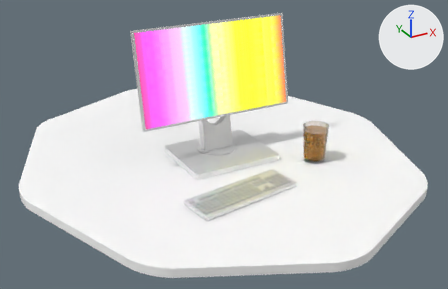
One commit to the glTF model docs/assets/images/prace.gltf: the scene before it, then after it.
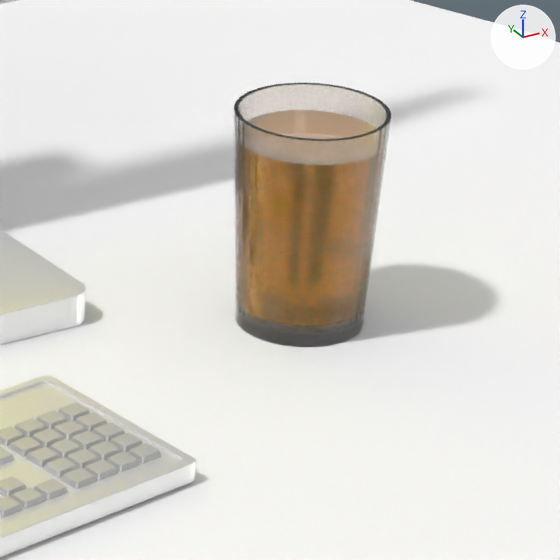
Old and new are each drawn whole from a 50 mm lens placed at (-5.87, -10.81, 5.87), pointed at (-0.01, -0.15, 0.54) and again close up on the part from 59% to 80% of the width and 37% to 69% of the height. The lights are fixed; the arrows at upper right show +X, +Y and +Z. Vertices at the same position are counted once.

Before the edit, the objects in view are built like this:
```python
me_cylinder = bpy.data.meshes.new('Cylinder')
me_cylinder.from_pydata(...)  # 18997 vertices, 37546 faces; spans x -4.2..4.24, y -4.5..5.17, z 0.03..3.07
# faces by material slot: [3452, 28732, 2, 436, 172, 4752]
me_cylinder.materials.append(mat_wood)  # white #ffffff
me_cylinder.materials.append(mat_metal)  # white #f3f3f3
me_cylinder.materials.append(mat_tgb)
me_cylinder.materials.append(mat_glass)  # white #e7e1da
me_cylinder.materials.append(mat_water)  # orange #ffab00
me_cylinder.materials.append(mat_keys)  # light grey #d6d6d6
ob_cylinder = bpy.data.objects.new('Cylinder', me_cylinder)
ob_cylinder.location = (0.0, 0.0, 0.0)
```
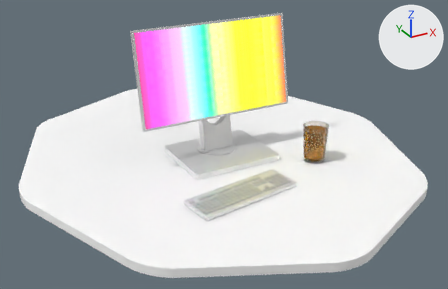
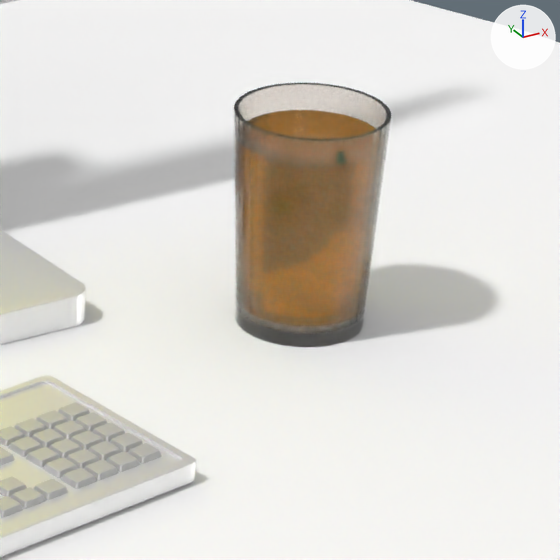
Where the change shows, as pixel boxes [x1, y1, x2, y2] in the close-ups (560 x 560 px; the box of a moved part takes in the faces that stretch with it):
```json
{"part": 1, "of": "me_cylinder", "change": "moved or reshaped", "before": [239, 84, 387, 139], "after": [239, 84, 387, 139]}
{"part": 2, "of": "me_cylinder", "change": "surface changed", "before": [236, 119, 386, 334], "after": [236, 119, 386, 334]}
```

The change, as JSON lines over the scene's bpy script:
```json
{"block": "me_cylinder", "where": "# used by ob_cylinder; location = (0.0, 0.0, 0.0)"}
{"op": "remove", "block": "me_cylinder", "code": "me_cylinder.from_pydata(...)  # 18997 vertices, 37546 faces; spans x -4.2..4.24, y -4.5..5.17, z 0.03..3.07"}
{"op": "add", "block": "me_cylinder", "code": "me_cylinder.from_pydata(...)  # 19041 vertices, 37634 faces; spans x -4.2..4.24, y -4.5..5.17, z 0.03..3.07"}
{"block": "me_cylinder", "change": "me_cylinder part 1"}
{"block": "me_cylinder", "change": "214 faces are deleted"}
{"block": "me_cylinder", "change": "44 vertices are added at x 1.39..1.88, y -1.4..-0.91, z 0.92"}
{"block": "me_cylinder", "change": "176 new faces join them, mat_glass (white #e7e1da)"}
{"block": "me_cylinder", "change": "126 new faces join them, mat_water (orange #ffab00)"}
{"block": "me_cylinder", "change": "me_cylinder part 2: 394 kept faces spanning x 1.37..1.9, y -1.42..-0.89, z 0.22..1.01 get new texture (UV) coordinates"}
```
